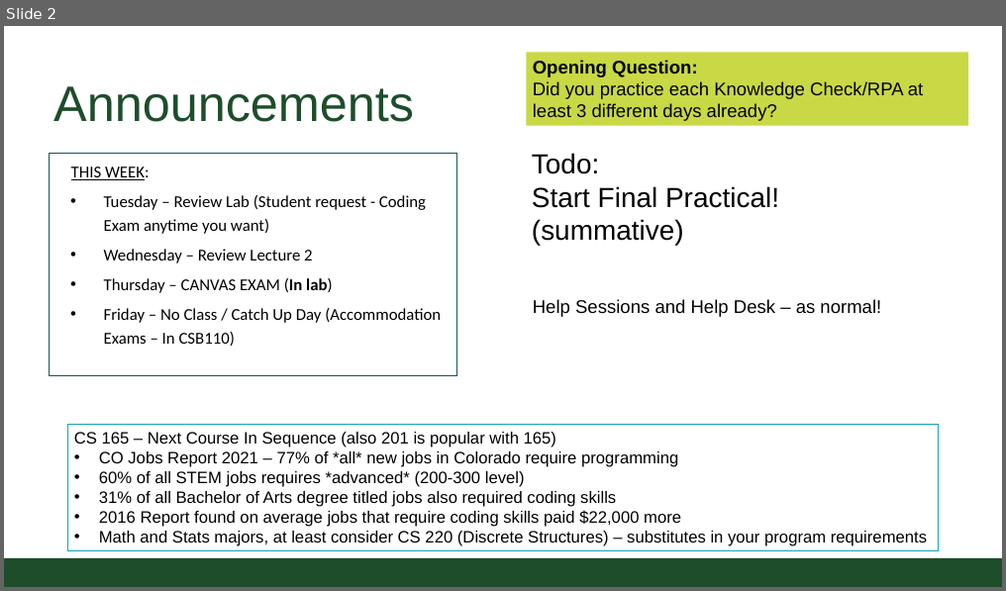
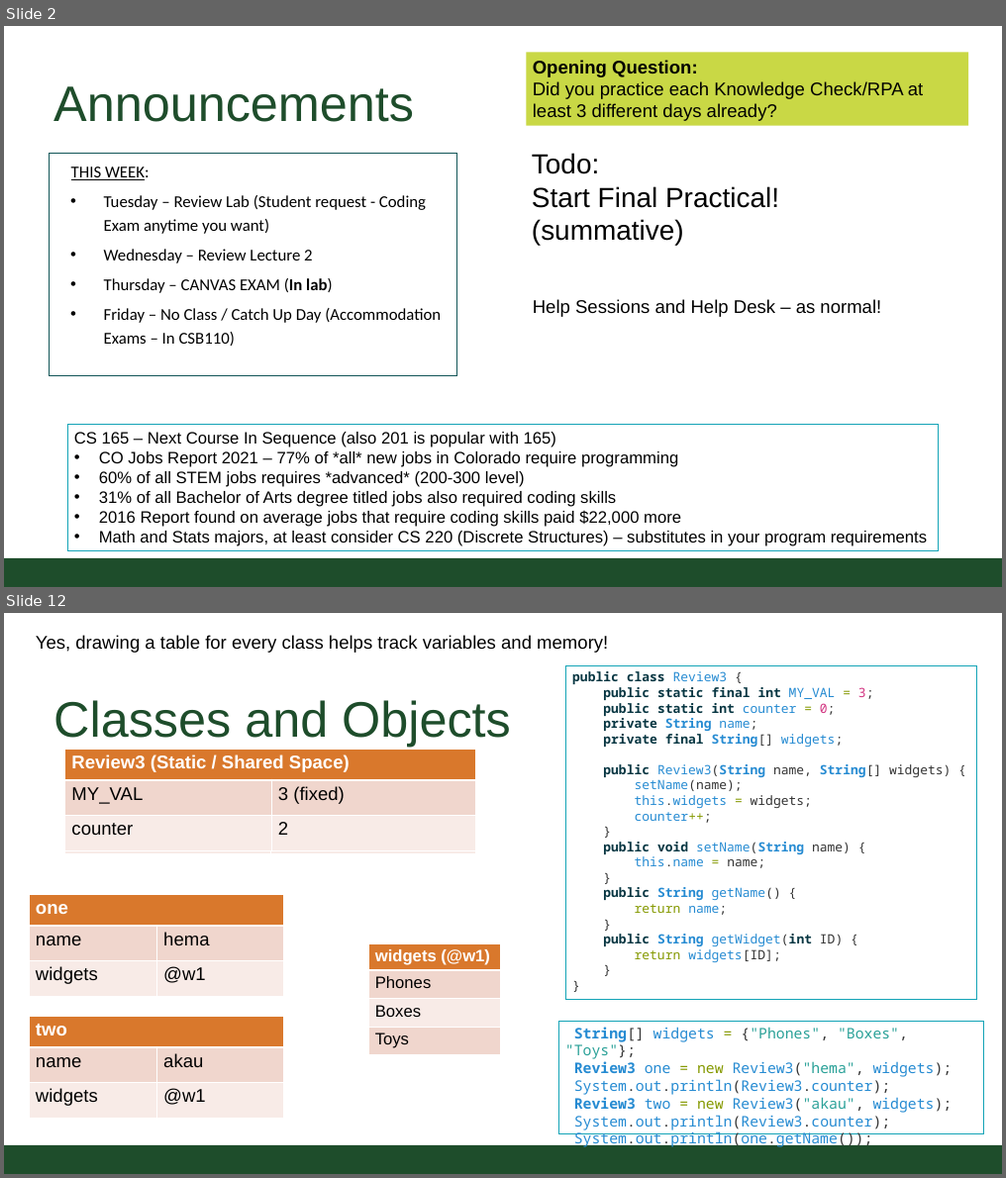
Before and after one commit to CSU-CompSci-CS163-4/Handouts, a slide deck: slides/On-Campus/12_01_ReviewSession_CS163.pptx. Shown one above the other, each under a label of ours: slide 2 before the commit, slides 2 and 12 after it; the slides between them are not shown. The pictures are 1006x591 and 1006x1178 pixels, drawn with LibreOffice and Linux fonts; fonts in the diff are those of the drawing; background and template pictures are left out. Boxes give left, top, right and bottom in pixels: in the first picture for what was removed or moved away, otherwise in the second. Text is boxed around its words. In the diff, an @@ line names an element or a change of style, - is before the commit and + after.

Commit message:
update for wednesday review

```diff
--- a/slides/On-Campus/12_01_ReviewSession_CS163.pptx
+++ b/slides/On-Campus/12_01_ReviewSession_CS163.pptx
@@ slide 12 added at (4,613,1002,1174), background #FFFFFF; not listed: 1 template element that a slide beside it also shows @@
@@ text added at (36,635,608,653), 20 pt, text #000000 @@
+Yes, drawing a table for every class helps track variables and memory!
@@ rectangle added at (566,665,977,999), outline #12A3B6 0.75 pt, 14 pt, text #268BD2 @@
+public class Review3 {
+public static final int MY_VAL = 3;
+public static int counter = 0;
+private String name;
+private final String[] widgets;
+public Review3(String name, String[] widgets) {
+setName(name);
+this.widgets = widgets;
+counter++;
+}
+public void setName(String name) {
+this.name = name;
+}
+public String getName() {
+return name;
+}
+public String getWidget(int ID) {
+return widgets[ID];
+}
+}
@@ title added at (54,700,511,747), 54.4 pt, text #1E4D2B @@
+Classes and Objects
@@ table added at (64,752,475,861), 3 rows, 2 columns @@
+Review3 (Static / Shared Space) | 
+MY_VAL | 3 (fixed)
+counter | 0
@@ table added at (64,752,475,861), 3 rows, 2 columns @@
+Review3 (Static / Shared Space) | 
+MY_VAL | 3 (fixed)
+counter | 1
@@ table added at (65,749,476,859), 3 rows, 2 columns @@
+Review3 (Static / Shared Space) | 
+MY_VAL | 3 (fixed)
+counter | 2
@@ table added at (29,894,284,1005), 3 rows, 2 columns @@
+one | 
+name | hema
+widgets | @w1
@@ table added at (368,944,500,1055), 4 rows, 1 columns @@
+widgets (@w1)
+Phones
+Boxes
+Toys
@@ table added at (29,1016,284,1126), 3 rows, 2 columns @@
+two | 
+name | akau
+widgets | @w1
@@ rectangle added at (558,1021,984,1135), outline #12A3B6 0.75 pt, 16 pt, text #268BD2 @@
+String[] widgets = {"Phones", "Boxes", "Toys"};
+Review3 one = new Review3("hema", widgets);
+System.out.println(Review3.counter);
+Review3 two = new Review3("akau", widgets);
+System.out.println(Review3.counter);
+System.out.println(one.getName());
```
Also in this commit, not shown: 7 slides changed, 5 other slides added, 2 slides removed, 3 other files.
